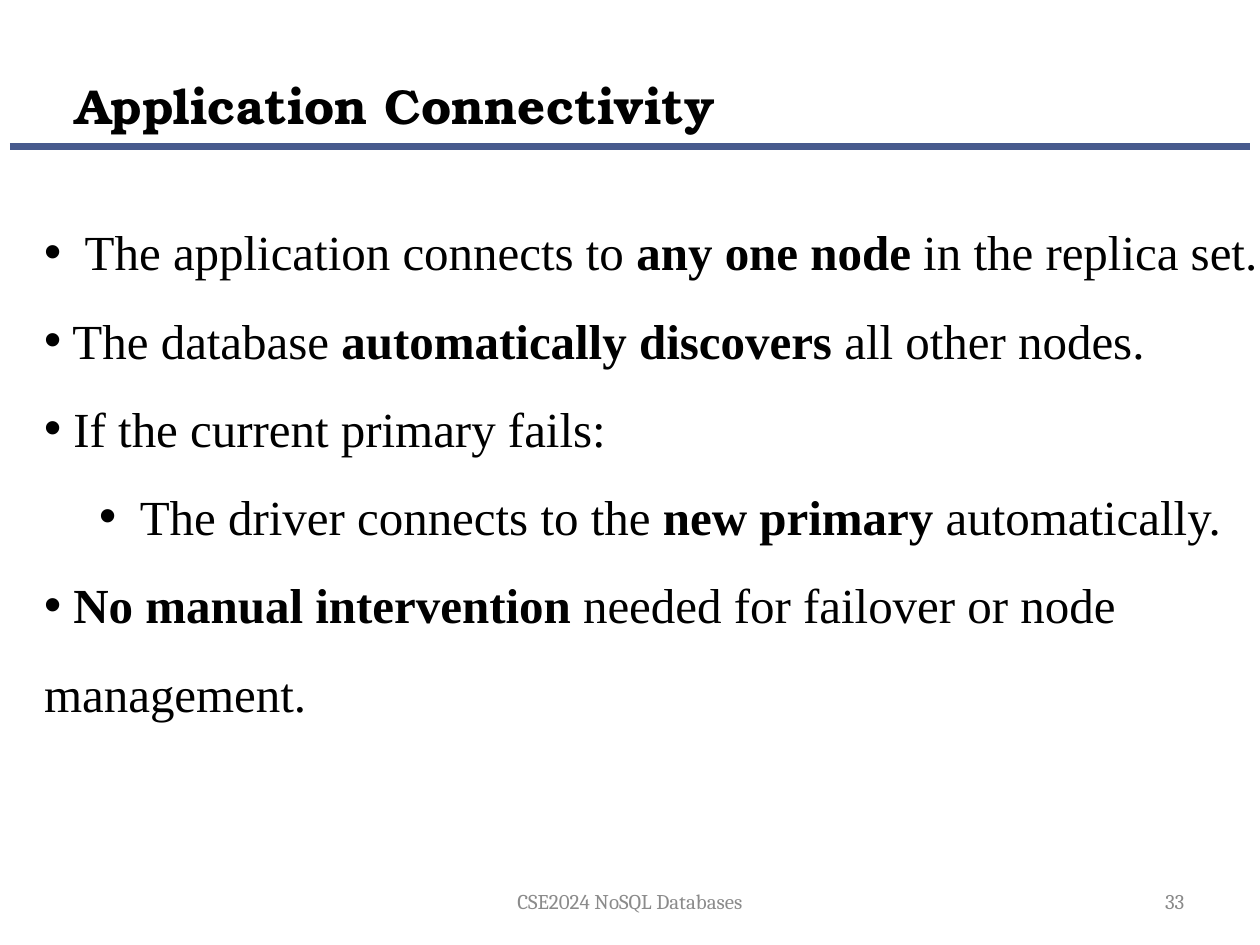
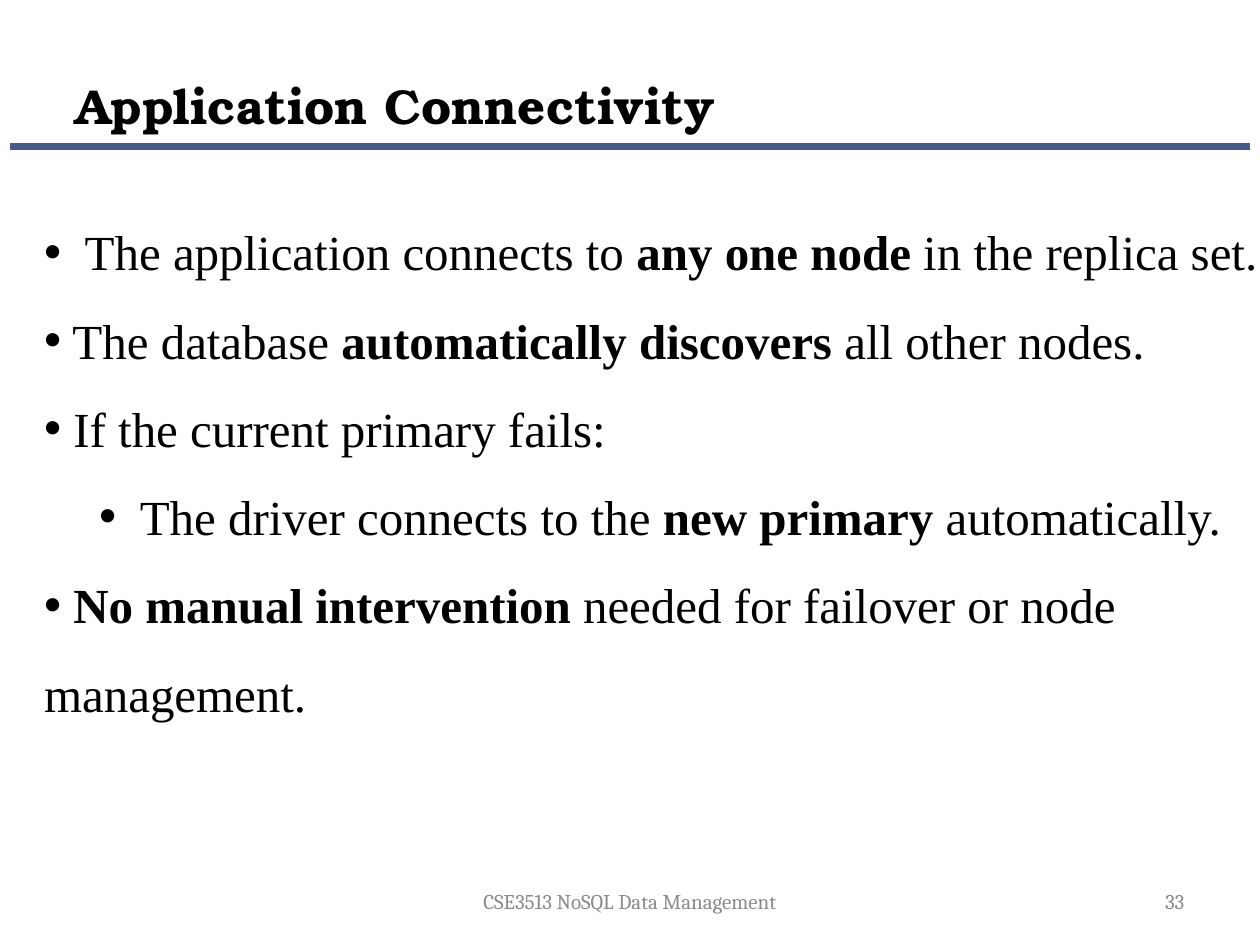
Before and after one commit to suniljeevan/NOSQL-2025, a slide deck: slide 33 of THEORY COURSE MATERIALS/Module 4.pptx. Drawn at 1260x945 pixels with LibreOffice and Linux fonts; fonts in the diff are those of the drawing; background and template pictures are left out. Boxes give left, top, right and bottom in pixels: in the first picture for what was removed or moved away, otherwise in the second. Text is boxed around its words. In the diff, an @@ line names an element or a change of style, - is before the commit and + after.

```diff
--- a/THEORY COURSE MATERIALS/Module 4.pptx
+++ b/THEORY COURSE MATERIALS/Module 4.pptx
@@ text at (483,895,777,914): text changed @@
-CSE2024 NoSQL Databases
+CSE3513 NoSQL Data Management
```
Also in this commit, not shown: 60 other slides changed, 3 other files.
